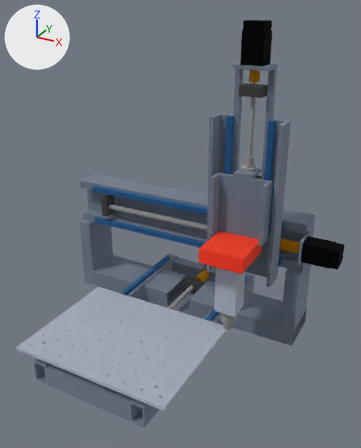
The glTF model cad/standard/glb/standard_max.glb: old version first, new version second.
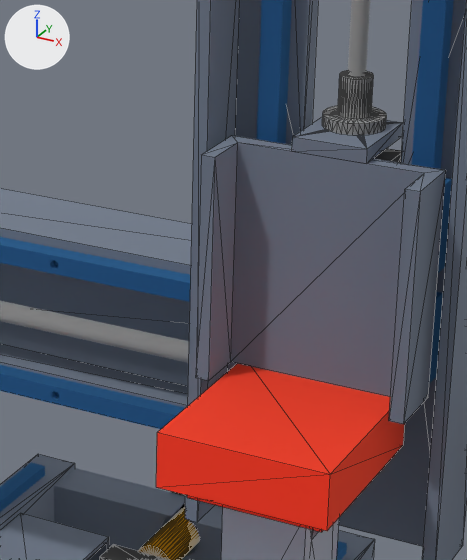
There are two pictures of each version: one whole from a camera (50 mm lens) standing at (895.0, -1085.0, 849.0) and looking at (289.0, 17.0, 298.0), one close up on the part from 44% to 77% of the width and 31% to 63% of the height. The lights are fixed; the arrows at upper left show +X, +Y and +Z. The first two pictures are the older version. The close-ups show mesh edges as thin lines. Where no turn or scale is listed for an object, it has been applied to the vertices. Vertices at exactly the same position are counted once.

Objects in the first close-up: 'beam', 'frame_cross_end', 'head_mount', 'tooldock_master', 'x_carriage', 'x_rail_bot', 'x_rail_top', 'x_screw', 'z_nut', 'z_nut_tab', 'z_rail_0', 'z_rail_1', 'z_slide' and 12 more.
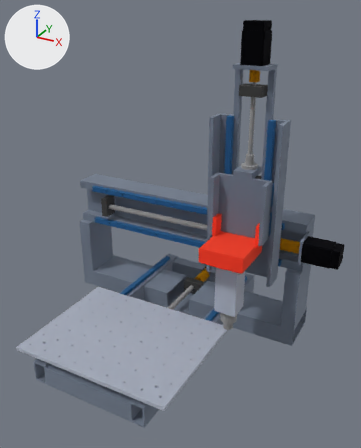
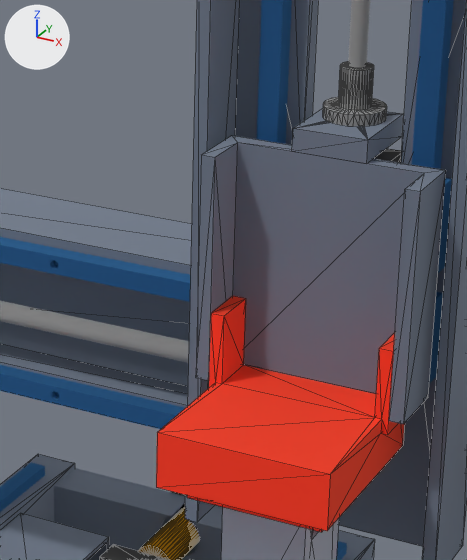
Where the change shows, as pixel boxes (x1, y1, x2, y2) in the close-ups (467 x 560 px):
'tooldock_master', reshaped (40% taller)
    before: (156, 364, 405, 531)
    after: (156, 296, 405, 531)
'z_nut_tab', moved, rescaled (19% taller)
    before: (292, 117, 403, 164)
    after: (292, 108, 403, 164)
'z_nut', moved
    before: (322, 70, 387, 135)
    after: (323, 62, 387, 126)
part 3 of me_tooldock_master, built on
    before: (157, 364, 405, 531)
    after: (157, 296, 405, 531)

Edits to the bpy script that builds the scene:
```text
Change me_z_nut_tab:
    used by ob_z_nut_tab; location = (0.0, 0.0, 0.0)
    remove me_z_nut_tab.from_pydata(...)  # 80 vertices, 160 faces; spans x 424.0..476.0, y 53.0..117.0, z 446.0..456.0
    add me_z_nut_tab.from_pydata(...)  # 80 vertices, 160 faces; spans x 424.0..476.0, y 53.0..117.0, z 446.0..462.0
    me_z_nut_tab part 1: the whole mesh is scaled about its middle by (1, 1, 1.6), then moved by (0.0, 0.0, 3.0)
Change me_z_nut:
    used by ob_z_nut; location = (0.0, 0.0, 0.0)
    remove me_z_nut.from_pydata(...)  # 216 vertices, 432 faces; spans x 429.0..471.0, y 74.0..116.0, z 456.0..491.0
    add me_z_nut.from_pydata(...)  # 216 vertices, 432 faces; spans x 429.0..471.0, y 74.0..116.0, z 462.0..497.0
    me_z_nut part 2: the whole mesh is moved by (0.0, 0.0, 6.0)
Change me_tooldock_master:
    used by ob_tooldock_master; location = (0.0, 0.0, 0.0)
    remove me_tooldock_master.from_pydata(...)  # 16 vertices, 24 faces; spans x 390.0..510.0, y -70.0..65.0, z 246.0..286.0
    add me_tooldock_master.from_pydata(...)  # 40 vertices, 72 faces; spans x 385.0..515.0, y -70.0..65.0, z 246.0..336.0
    me_tooldock_master part 3
    6 faces are deleted
    14 vertices are added at x 385.0..515.0, y 18.0..53.0, z 276.0..336.0
    10 new vertices lie (0.0, 35.0, 0.0) away from vertices in x 385.0..515.0, y 18.0, z 276.0..336.0
    54 new faces join them
```
